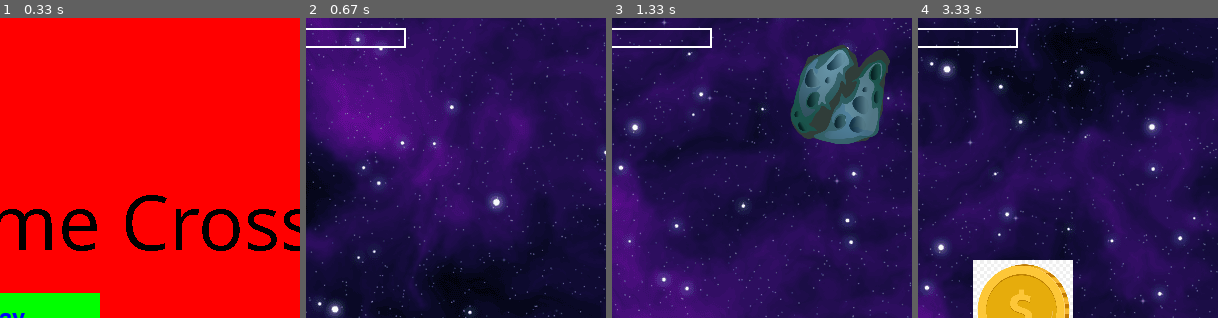
Above: before the commit, frames 1-4 (left to right).
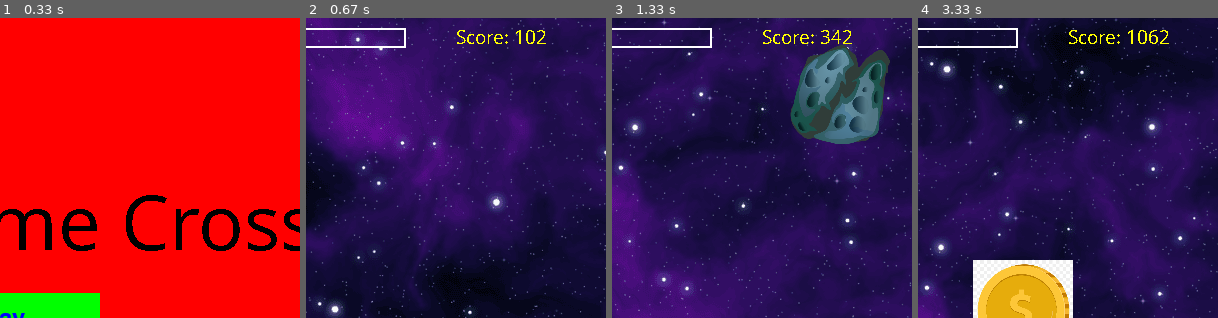
Above: after the commit, the same moments.

Repository: AndrewFagan04/CS_370_AwexomeCross
Game: pygame game, started from Cycle/main.py
The game is run twice, just before and just after one commit, with the same random seed, the same clock (stepped at 60 frames per second) and the same inputs.
Inputs:
- Up to frame 1 (0.33 s): no input
- Up to frame 2 (0.67 s): click "Play" at 0.38 s
- Up to frame 3 (1.33 s): hold D 0.67-1.13 s; hold W from 1.17 s (still down)
- Up to frame 4 (3.33 s): release W at 1.47 s; hold D 1.5-1.97 s; hold A 2-2.53 s; hold S 2.57-2.87 s; hold A 2.9-3.3 s
The pictures show only the part of the screen within x 50-100%, y 0-50%; the shares and areas given below are measured in that part.

Frame 1 is identical in both runs. In frame 2, 0.3% of the frame differs, in the area x 50-80%, y 4-9%; in frame 3, 0.3%; in frame 4, 0.4%, in the area x 50-84%, y 4-9%.

Commit message:
Added basic score tracker, image loading uses join() in powerups + obstacle files

Diff:
--- a/Cycle/main.py
+++ b/Cycle/main.py
@@ -174,6 +174,11 @@
         text_surface = lives_text.render('Lives: ' + str(lives), False, (0, 255, 0))
         window.blit(text_surface, (5, 560))
 
+        # Displays score/Distance traveled
+        score_text = pygame.font.SysFont('Comic Sans MS', 20)
+        score_surface = score_text.render('Score: ' + str(abs(total_distance) + finish_line_y), False, 'yellow')
+        window.blit(score_surface, (WIDTH - 150,5))
+
         # Draw finish line
         pygame.draw.rect(window, BLUE, finish_line)
 
--- a/Cycle/obstacle.py
+++ b/Cycle/obstacle.py
@@ -5,7 +5,7 @@
 class Obstacle(pygame.sprite.Sprite):
     def __init__(self, obstacle_speed, WIDTH, LENGTH):
         super().__init__()
-        self.image = pygame.image.load(join('sprites',"Meteor_06.png"))
+        self.image = pygame.image.load(join('Cycle\sprites',"Meteor_06.png"))
         self.image = pygame.transform.scale(self.image, (100, 100))  # Ensure the image is scaled to 100x100
 
         self.rect = self.image.get_rect()
--- a/Cycle/powerups.py
+++ b/Cycle/powerups.py
@@ -1,12 +1,14 @@
 import pygame
 import random
-
+from os.path import join
 #mostly same as Obstacle.py
 
 class Invincibility(pygame.sprite.Sprite):
     def __init__(self, obstacle_speed, WIDTH, LENGTH):
         super().__init__()
-        self.image = pygame.image.load("C:/Users/Danyal/CS_370_danyalm/CS_370_AwexomeCross/Cycle/sprites/coin.png")
+        #self.image = pygame.image.load("C:/Users/Danyal/CS_370_danyalm/CS_370_AwexomeCross/Cycle/sprites/coin.png")
+        self.image = pygame.image.load(join('Cycle\sprites',"coin.png"))
+
         self.image = pygame.transform.scale(self.image, (100, 100))
         self.rect = self.image.get_rect()
         self.rect.x = random.randint(0, WIDTH - self.rect.width)
